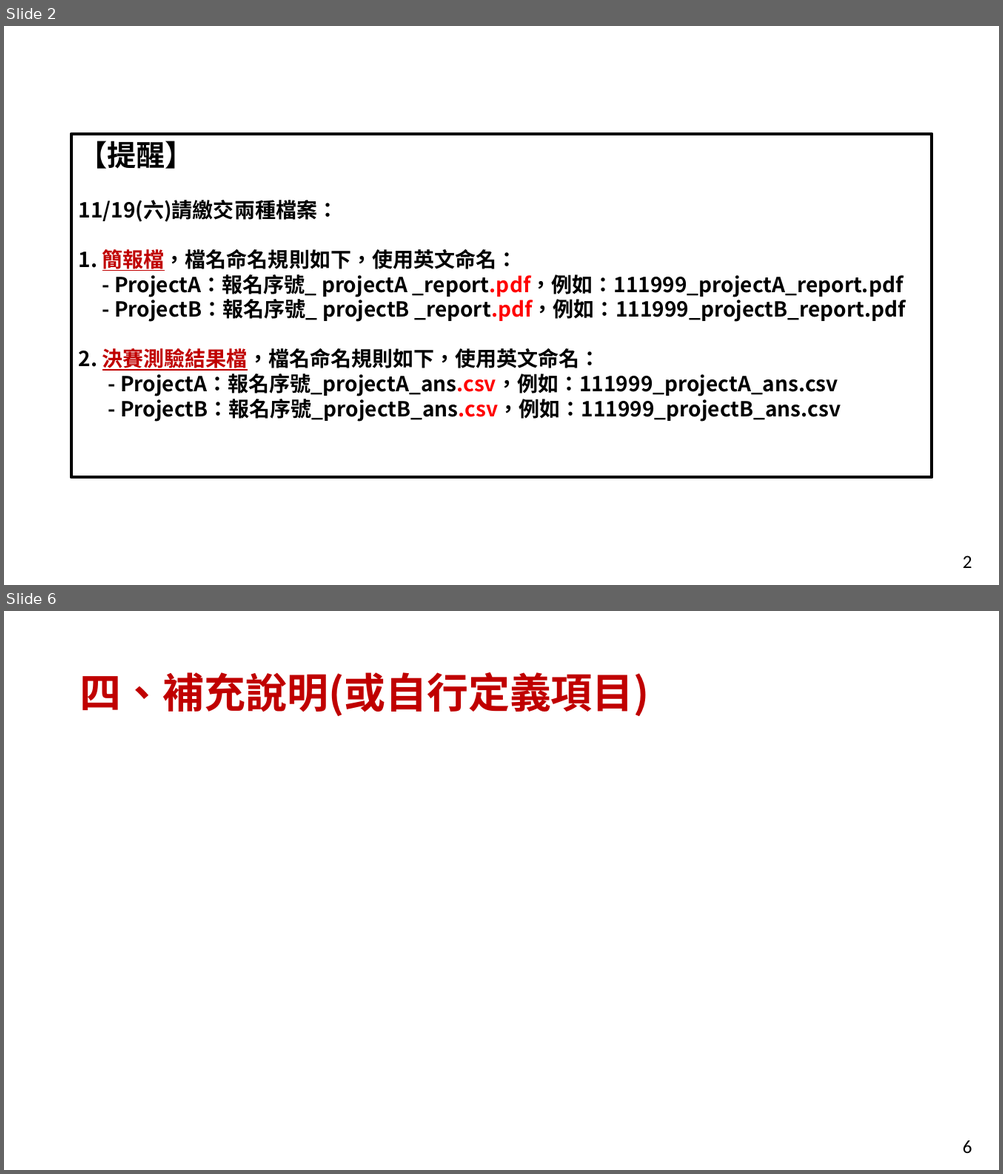
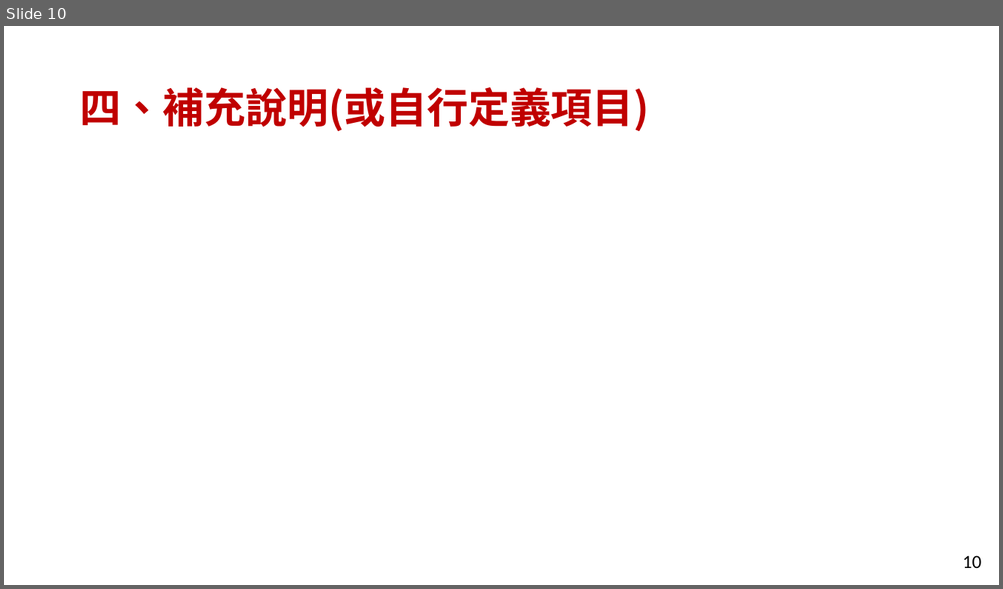
Before and after one commit to FuJasmine/imbd2022final, a slide deck: 111052_projectB_report.pptx. Shown one above the other, each under a label of ours: slides 2 and 6 before the commit, slide 10 after it; the slides between them are not shown. The pictures are 1003x1174 and 1003x589 pixels, drawn with LibreOffice and Linux fonts; fonts in the diff are those of the drawing. Boxes give left, top, right and bottom in pixels: in the first picture for what was removed or moved away, otherwise in the second. Text is boxed around its words. In the diff, an @@ line names an element or a change of style, - is before the commit and + after.

```diff
--- a/111052_projectB_report.pptx
+++ b/111052_projectB_report.pptx
@@ slide 2 removed at (x1=4, y1=26, x2=999, y2=585), background #FFFFFF; not listed: 1 template element that a slide beside it also shows @@
@@ rectangle removed at (x1=71, y1=133, x2=931, y2=477) @@
-【提醒】
-11/19(六)請繳交兩種檔案：
-1. 簡報檔，檔名命名規則如下，使用英文命名：
-- ProjectA：報名序號_ projectA _report.pdf，例如：111999_projectA_report.pdf
-- ProjectB：報名序號_ projectB _report.pdf，例如：111999_projectB_report.pdf
-2. 決賽測驗結果檔，檔名命名規則如下，使用英文命名：
-- ProjectA：報名序號_projectA_ans.csv，例如：111999_projectA_ans.csv
-- ProjectB：報名序號_projectB_ans.csv，例如：111999_projectB_ans.csv
@@ what was slide 6 is now slide 10 @@
@@ page number at (x1=962, y1=556, x2=982, y2=568): text changed @@
-6
+10
```
Also in this commit, not shown: 3 slides changed, 6 slides added, 1 other slide removed.
